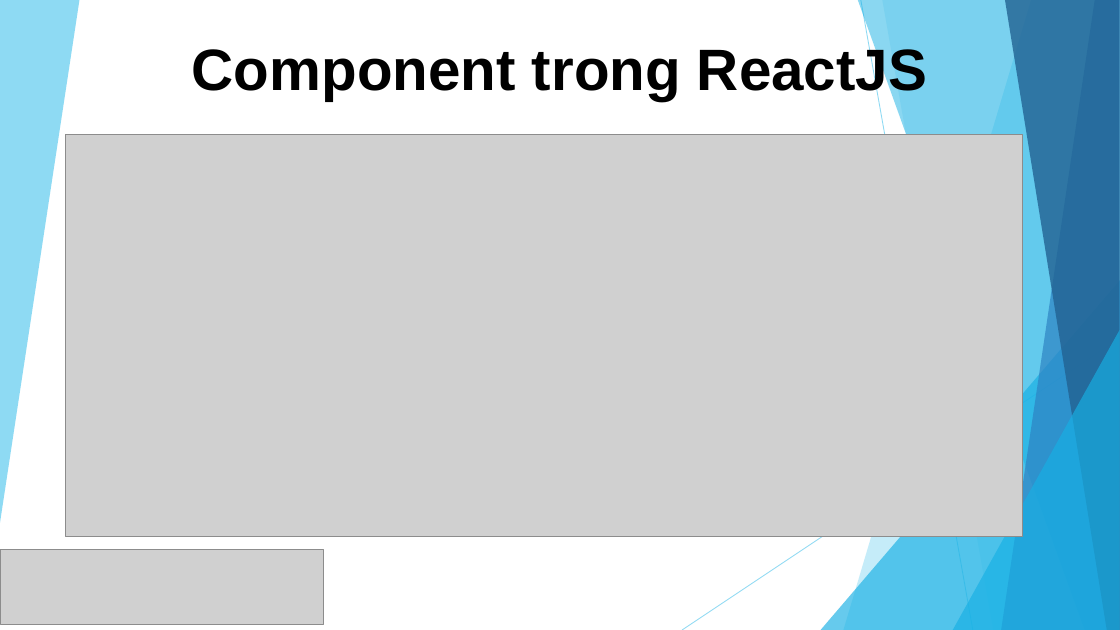
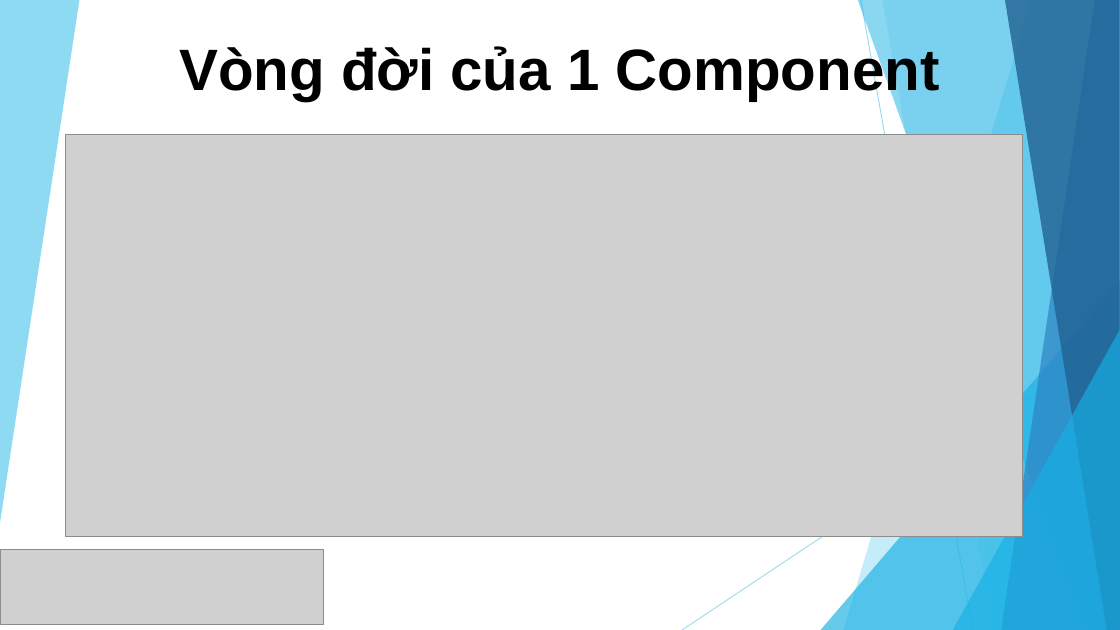
Before and after one commit to sunlight3d/CecomtechReactJST03-2019, a slide deck: slide 13 of Phần 2-Component.pptx (slide 1 before the commit). Drawn at 1120x630 pixels with LibreOffice and Linux fonts; fonts in the diff are those of the drawing; grey boxes stand for pictures. Boxes give left, top, right and bottom in pixels: in the first picture for what was removed or moved away, otherwise in the second. Text is boxed around its words. In the diff, an @@ line names an element or a change of style, - is before the commit and + after.

```diff
--- a/Phần 2-Component.pptx
+++ b/Phần 2-Component.pptx
@@ title at (179,44,940,101): text changed @@
-Component trong ReactJS
+Vòng đời của 1 Component
```
Also in this commit, not shown: 3 other slides changed, 10 slides added.
